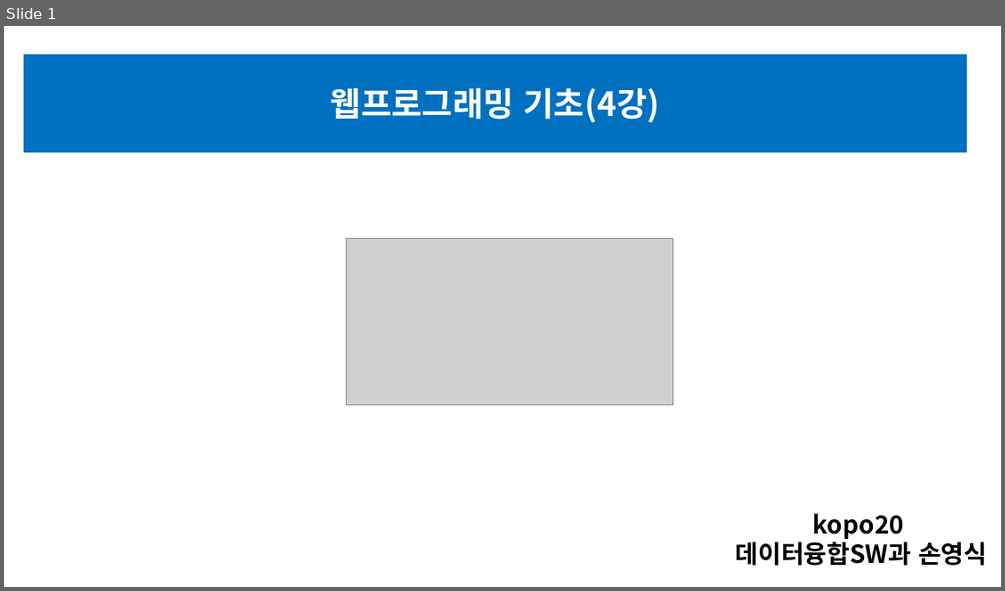
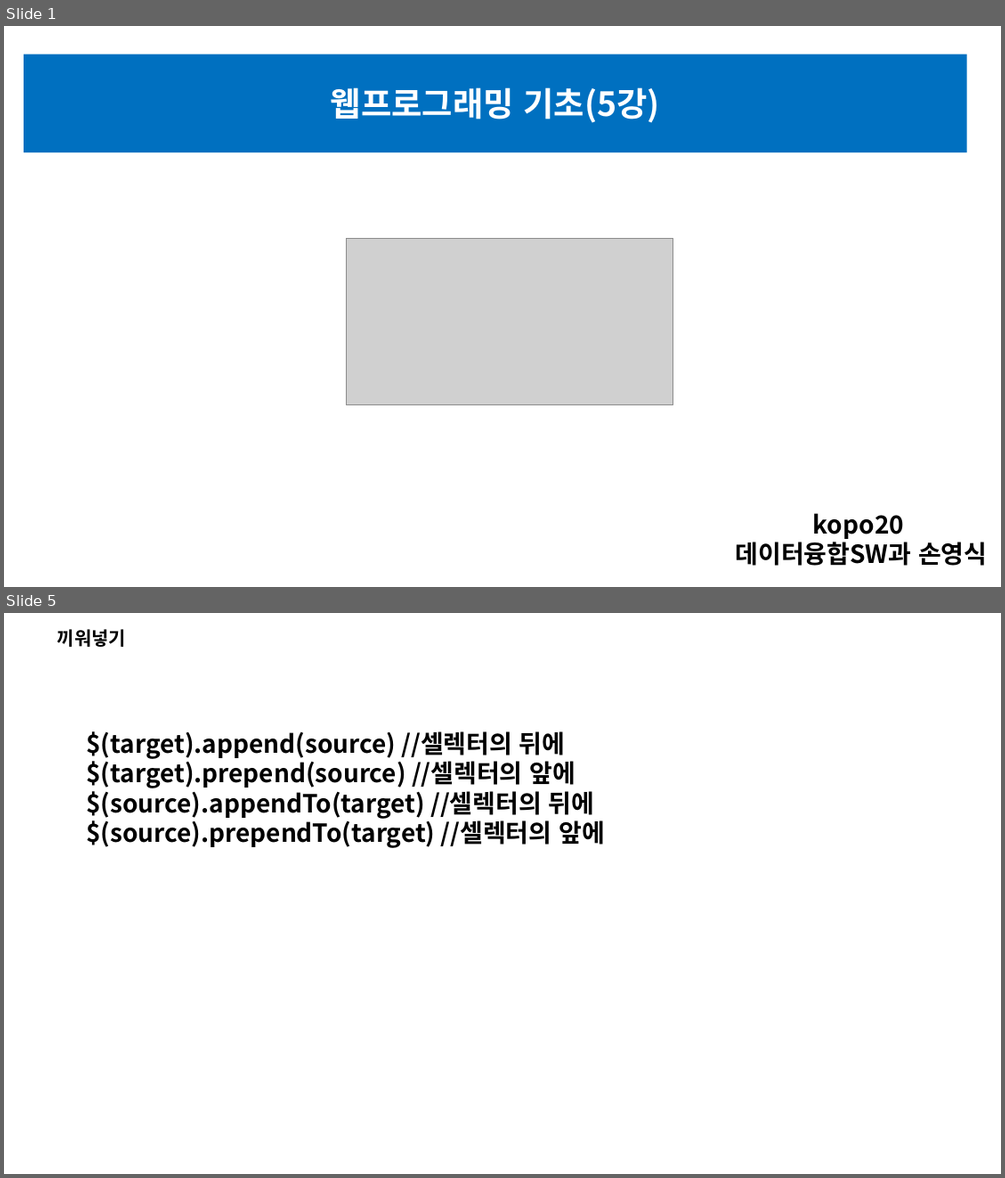
Before and after one commit to sonyoungsik/------, a slide deck: HTML(전체)/5월 13일 폴더/5강 과제 제출(손영식).pptx. Shown one above the other, each under a label of ours: slide 1 before the commit, slides 1 and 5 after it; the slides between them are not shown. The pictures are 1005x591 and 1005x1178 pixels, drawn with LibreOffice and Linux fonts; fonts in the diff are those of the drawing; grey boxes stand for pictures. Boxes give left, top, right and bottom in pixels: in the first picture for what was removed or moved away, otherwise in the second. Text is boxed around its words. In the diff, an @@ line names an element or a change of style, - is before the commit and + after.

```diff
--- a/HTML(전체)/5월 13일 폴더/5강 과제 제출(손영식).pptx
+++ b/HTML(전체)/5월 13일 폴더/5강 과제 제출(손영식).pptx
@@ slide 5 added at (4,613,1001,1174), background #FFFFFF @@
@@ text added at (57,629,126,647), 18 pt, text #000000, bold @@
+끼워넣기
@@ text added at (86,731,605,848), 24 pt, text #000000, bold @@
+$(target).append(source) //셀렉터의 뒤에
+$(target).prepend(source) //셀렉터의 앞에
+$(source).appendTo(target) //셀렉터의 뒤에
+$(source).prependTo(target) //셀렉터의 앞에
@@ slide 1 changed as well @@
@@ text in rectangle at (331,87,660,123): text changed @@
-웹프로그래밍 기초(4강)
+웹프로그래밍 기초(5강)
```
Also in this commit, not shown: 4 other slides changed, 10 other slides added, 13 slides removed, 11 other files.
